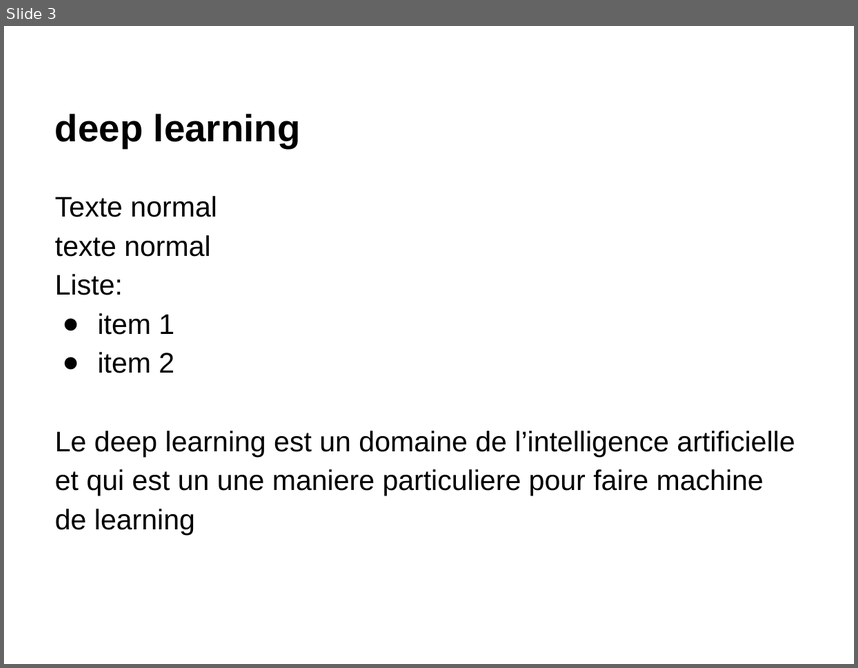
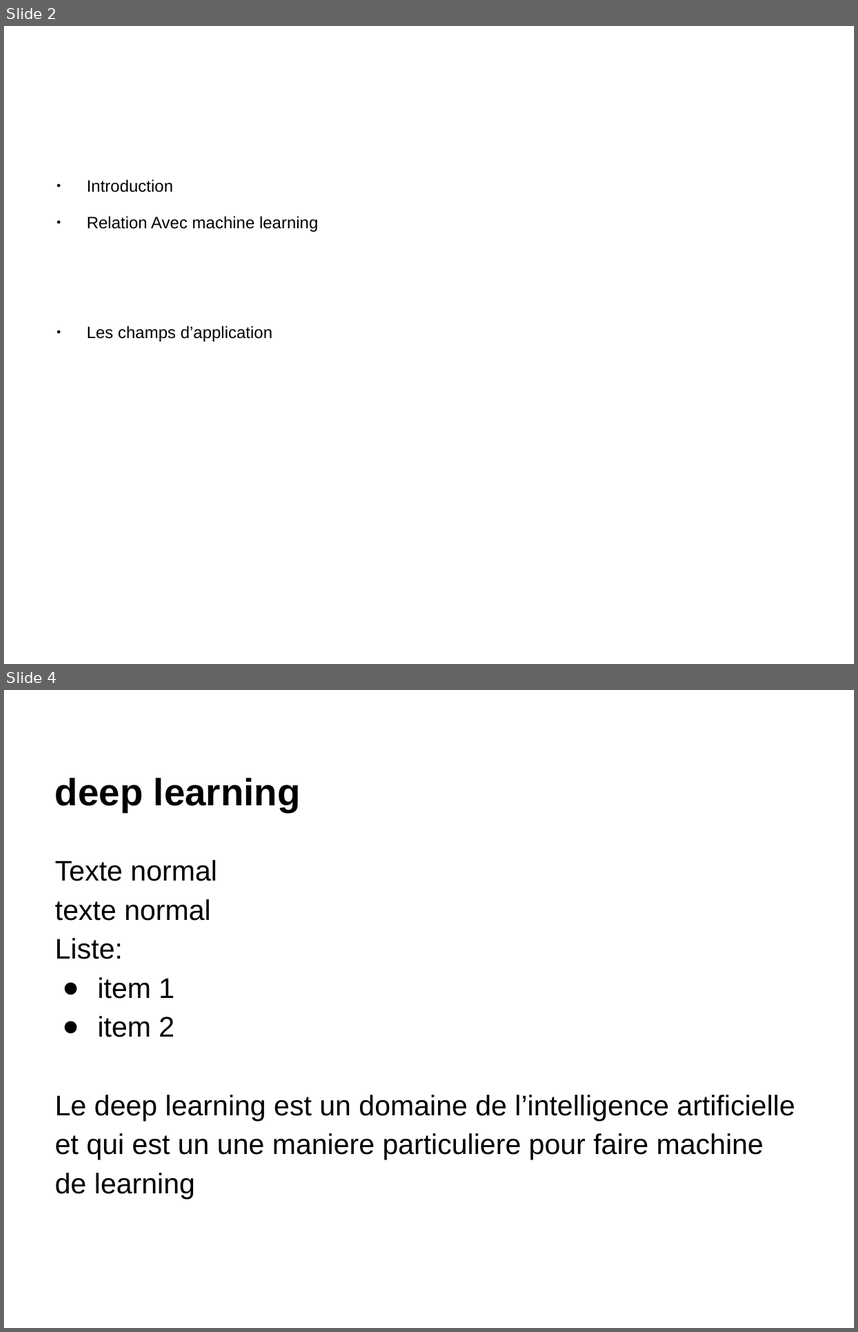
Before and after one commit to chihebguelmami2017/GL_DL, a slide deck: PresentationTemplatef.odp. Shown one above the other, each under a label of ours: slide 3 before the commit, slides 2 and 4 after it; the slides between them are not shown. The pictures are 858x668 and 858x1332 pixels, drawn with LibreOffice and Linux fonts; fonts in the diff are those of the drawing. Boxes give left, top, right and bottom in pixels: in the first picture for what was removed or moved away, otherwise in the second. Text is boxed around its words. In the diff, an @@ line names an element or a change of style, - is before the commit and + after.

```diff
--- a/PresentationTemplatef.odp
+++ b/PresentationTemplatef.odp
@@ slide 2 added at box(4, 26, 854, 664), background #FFFFFF @@
@@ text added at box(87, 179, 318, 341), 14 pt, text #000000 @@
+● Introduction
+● Relation Avec machine learning
+● Les champs d’application
@@ what was slide 3 is now slide 4 @@
```
Also in this commit, not shown: 4 slides changed, 2 other slides added, 1 slide removed.
